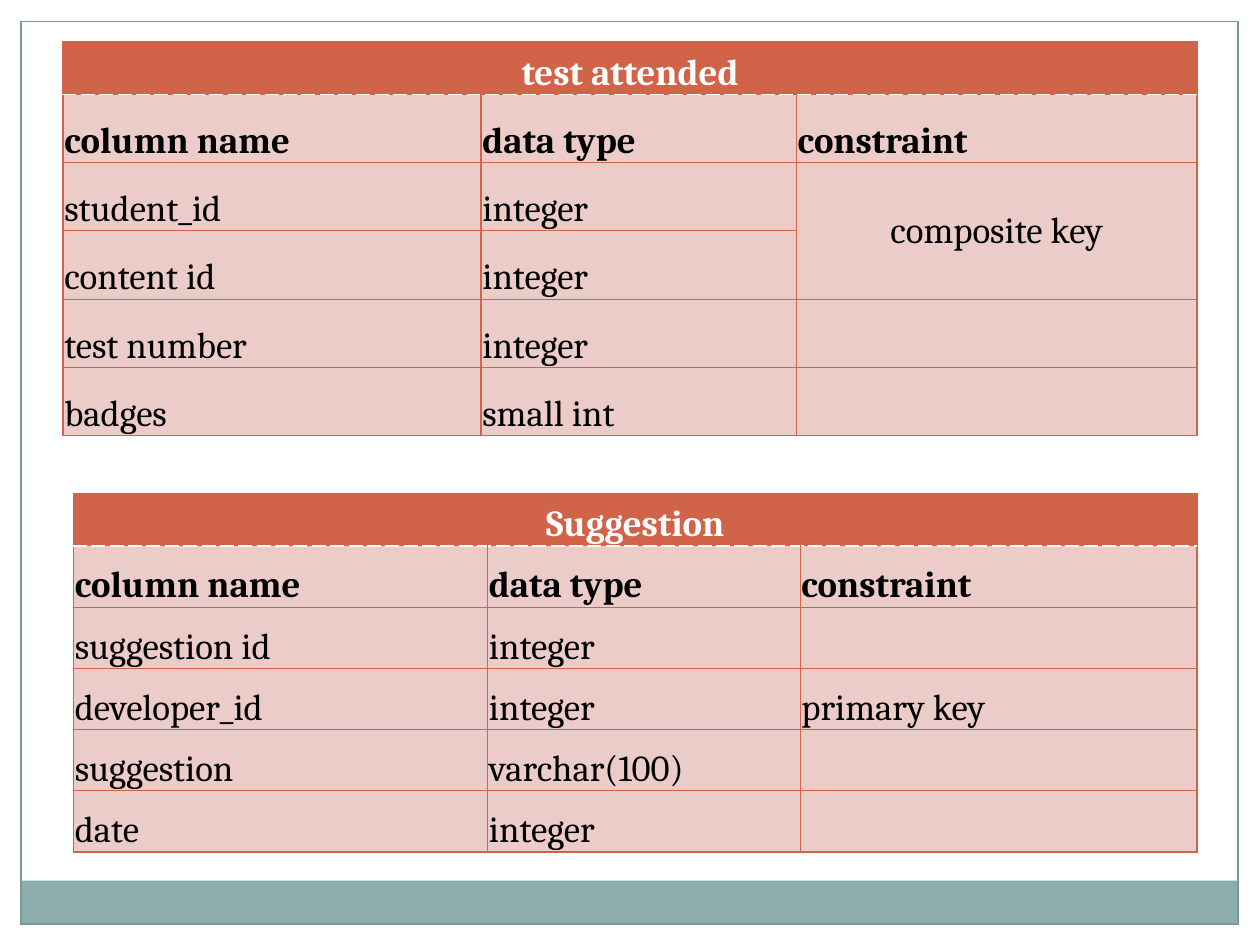
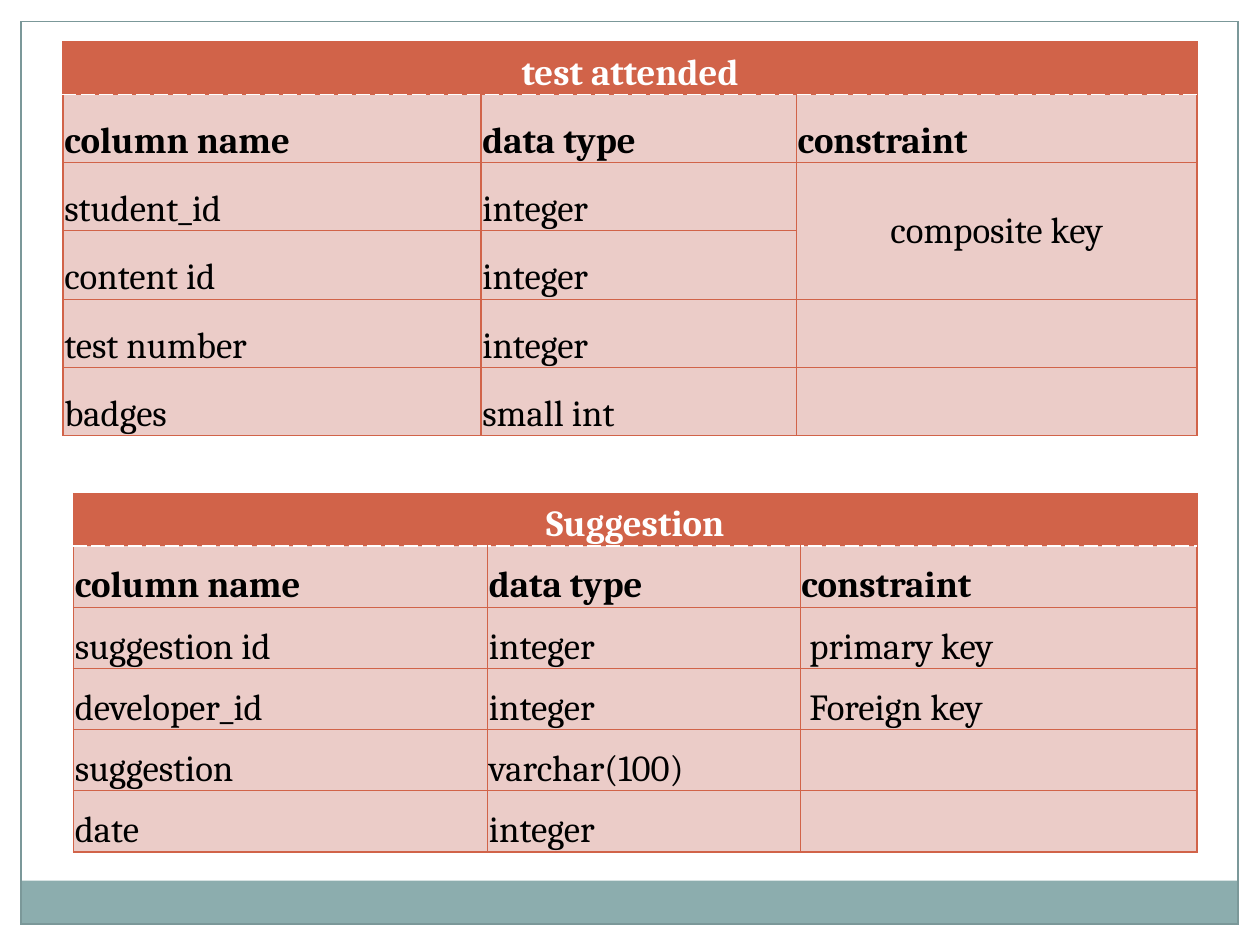
Before and after one commit to Bsccs/tutorial-site, a slide deck: slide 57 of documentation/project.pptx. Drawn at 1260x945 pixels with LibreOffice and Linux fonts; fonts in the diff are those of the drawing. Boxes give left, top, right and bottom in pixels: in the first picture for what was removed or moved away, otherwise in the second. Text is boxed around its words. In the diff, an @@ line names an element or a change of style, - is before the commit and + after.

```diff
--- a/documentation/project.pptx
+++ b/documentation/project.pptx
@@ table at [73,494,1197,854] @@
-row 3, column 3: 
+row 3, column 3: primary key
-row 4, column 3: primary key
+row 4, column 3: Foreign key
```
Also in this commit, not shown: 7 other slides changed, 1 other file.
